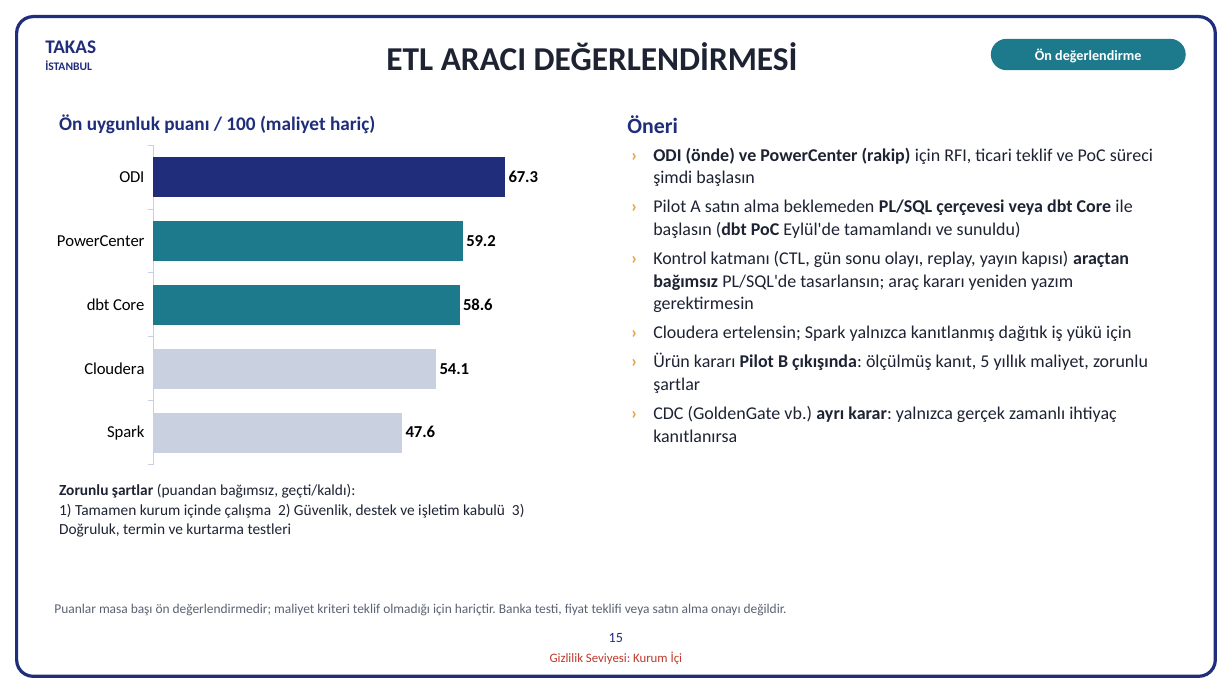
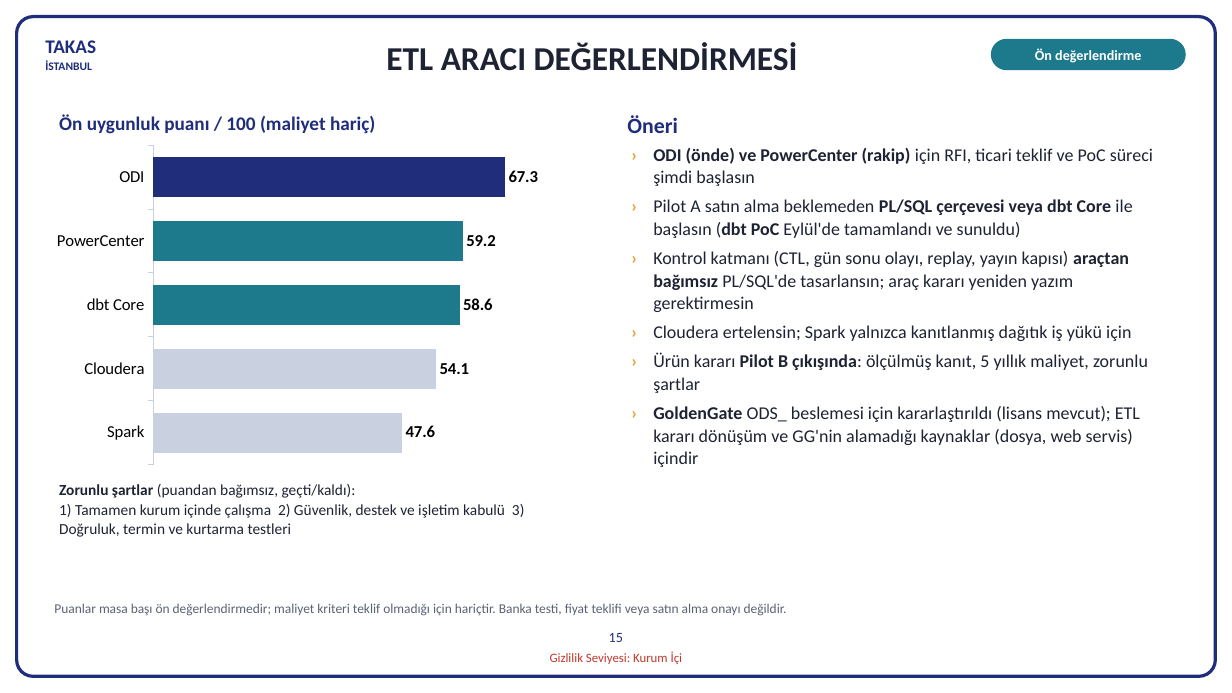
Before and after one commit to hanifidemirel0/Cursor-Projects, a slide deck: slide 15 of outputs/dwh-sunum-kasim-2026/5 - DWHSunum_Kasim2026.pptx. Drawn at 1232x693 pixels with LibreOffice and Linux fonts; fonts in the diff are those of the drawing. Boxes give left, top, right and bottom in pixels: in the first picture for what was removed or moved away, otherwise in the second. Text is boxed around its words. In the diff, an @@ line names an element or a change of style, - is before the commit and + after.

```diff
--- a/outputs/dwh-sunum-kasim-2026/5 - DWHSunum_Kasim2026.pptx
+++ b/outputs/dwh-sunum-kasim-2026/5 - DWHSunum_Kasim2026.pptx
@@ text at [653,406,1140,467]: text changed @@
-› CDC (GoldenGate vb.) ayrı karar: yalnızca gerçek zamanlı ihtiyaç kanıtlanırsa
+› GoldenGate ODS_ beslemesi için kararlaştırıldı (lisans mevcut); ETL kararı dönüşüm ve GG'nin alamadığı kaynaklar (dosya, web servis) içindir
```
Also in this commit, not shown: 14 other slides changed, 3 other files.
